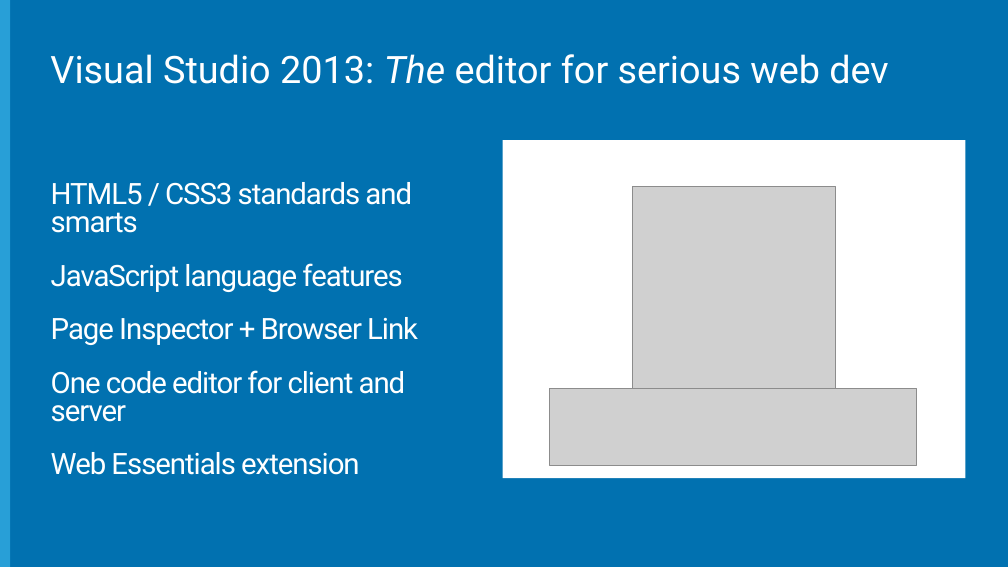
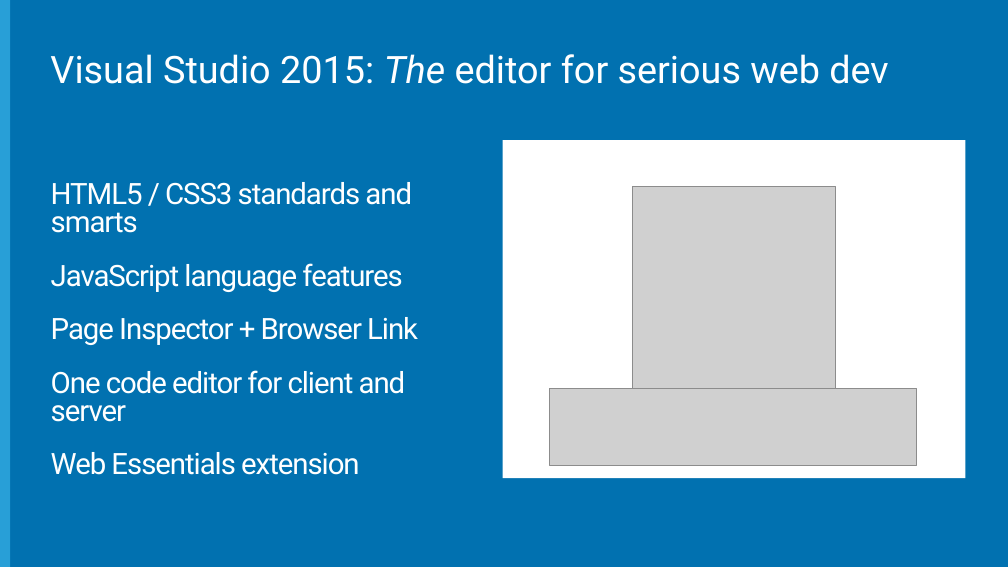
Before and after one commit to Microsoft-Web/WebCampTrainingKit, a slide deck: slide 4 of Presentation/Keynote/Keynote.pptx. Drawn at 1008x567 pixels with LibreOffice and Linux fonts; fonts in the diff are those of the drawing; grey boxes stand for pictures; background and template pictures are left out. Boxes give left, top, right and bottom in pixels: in the first picture for what was removed or moved away, otherwise in the second. Text is boxed around its words. In the diff, an @@ line names an element or a change of style, - is before the commit and + after.

```diff
--- a/Presentation/Keynote/Keynote.pptx
+++ b/Presentation/Keynote/Keynote.pptx
@@ title at (50, 54, 888, 84): text changed @@
-Visual Studio 2013: The editor for serious web dev
+Visual Studio 2015: The editor for serious web dev
```
Also in this commit, not shown: 3 other slides changed, 2 slides added, 3 slides removed.
